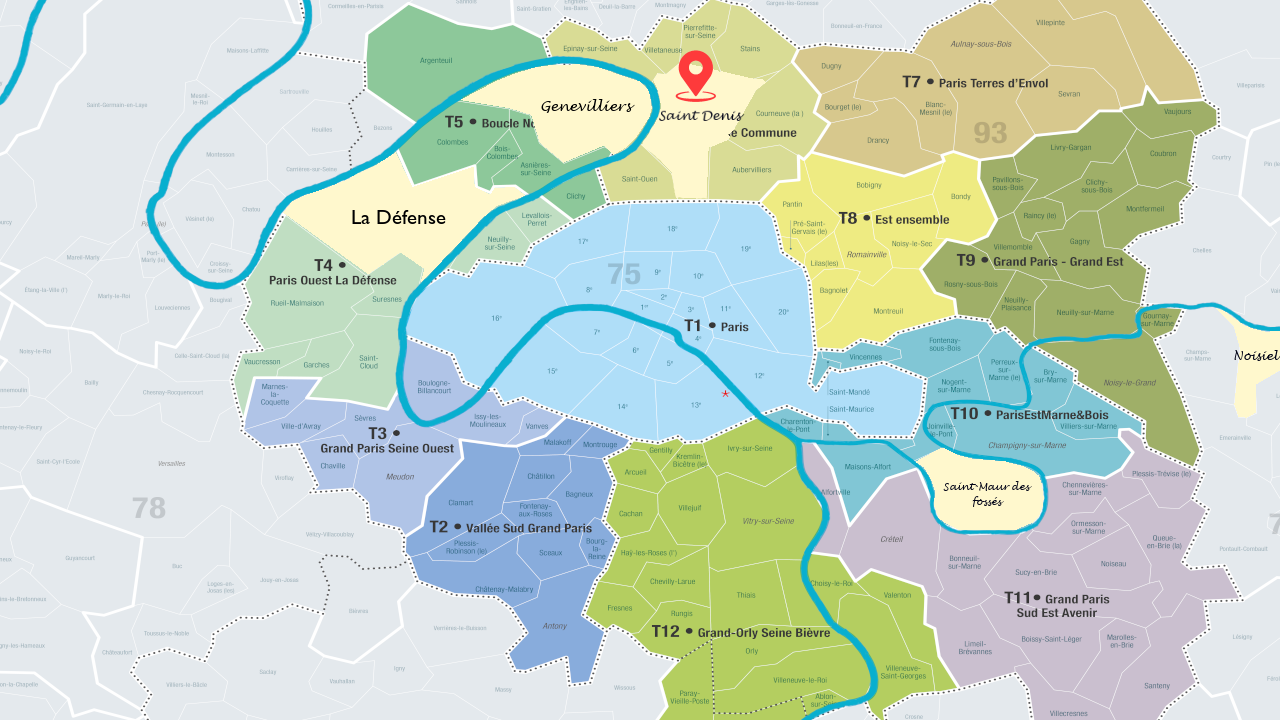
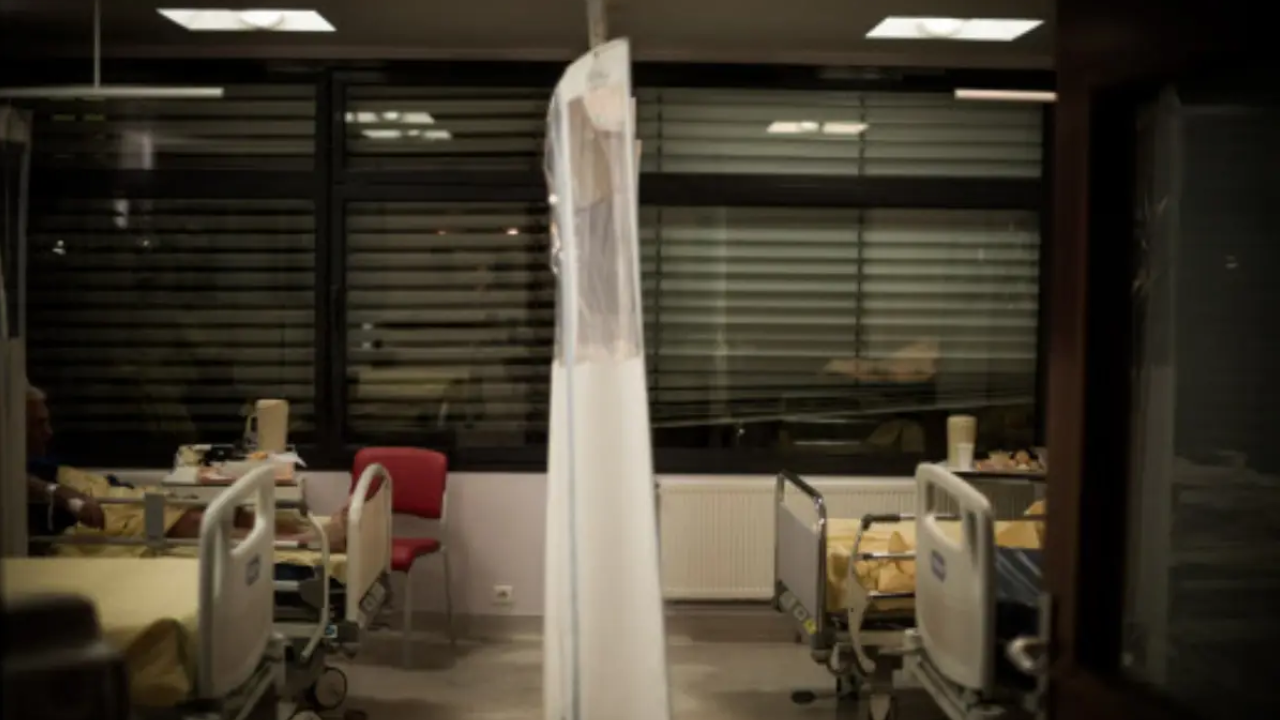
The second w=1280, h=720 image is a revision of the first. Changes to its layers:
added layer "Calque copié #1" above "localisation" over [left=0, top=0, right=1280, bottom=720]
